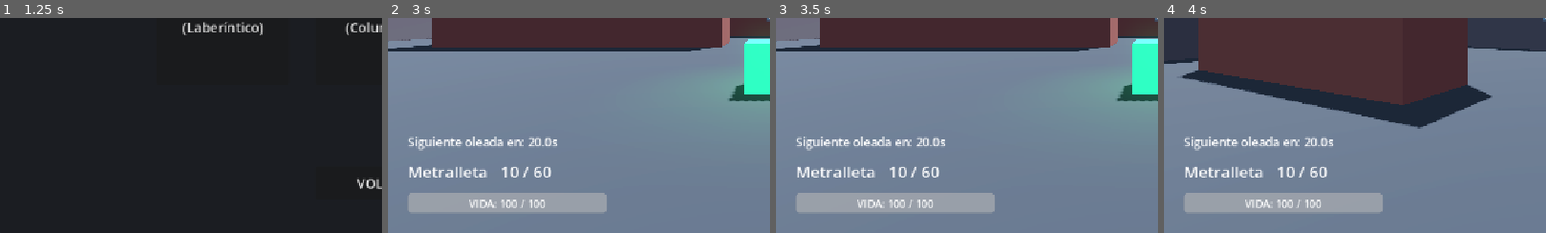
Above: before the commit, frames 1-4 (left to right).
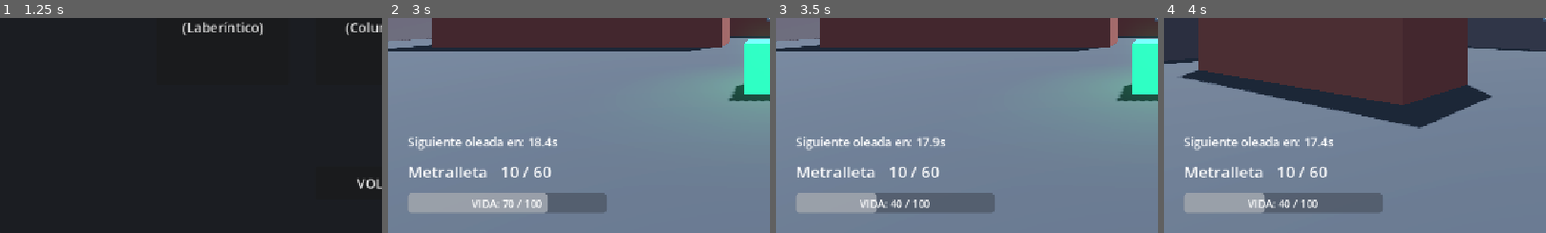
Above: after the commit, the same moments.

Repository: Jillkrav/Fps-Prueba
Game: Godot game, scene res://scenes/main_menu.tscn
Same seed, same stepped clock (60 frames per second), same inputs: the game is played once before the commit and once after it. The engine's default icon, where the game draws it, is replaced by a stand-in: a white triangle on a blue panel in a dark square.
Inputs (mouse positions are % of the whole screen's width and height, from its top left):
- Up to frame 1 (1.25 s): click "JUGAR" at 0.5 s
- Up to frame 2 (3 s): click "MAPA 1 (Laberíntico)" at 1.25 s; click "🔴 EQUIPO ROJO" at 2 s; click "Spas12" at 2.75 s
- Up to frame 3 (3.5 s): no input
- Up to frame 4 (4 s): tap Enter (ui_accept) at 3.5, 3.77 s; move the mouse to (55, 50) at 3.52 s; hold W from 3.53 s (still down); hold R from 3.53 s (still down); click (55, 50) at 3.67 s
The pictures show only the part of the screen within x 0-50%, y 50-100%; the shares and areas given below are measured in that part.

Frame 1 is identical in both runs. In frame 2, 2.1% of the frame differs, in the area x 21-58%, y 55-92%; in frame 3, 3.1%; in frame 4, 3.2%.
Error before the commit: Parse Error: Cannot find member "Equipo" in base "NpcBase". (res://scripts/spawner.gd:81)

Commit message:
fix: reemplazar NpcBase.Equipo por NpcBase.Relacion en spawner y dev_menu; guardar null-check en hud para toggle_menu

Diff:
--- a/scripts/dev_menu.gd
+++ b/scripts/dev_menu.gd
@@ -1,5 +1,5 @@
 ## Menu de desarrollo. Se activa con Q desde hud.gd.
-## Nodo DevMenu en hud.tscn es tipo Control → extends Control.
+## Nodo DevMenu en hud.tscn es tipo Control -> extends Control.
 extends Control
 
 # ─────────────────────────────────────────────────────
@@ -18,7 +18,7 @@
 #   └── PanelNPC/VBox/
 #         ├── GridAtributos/OptRelacion
 #         ├── GridAtributos/OptExperiencia
-#         ├── GridAtributos/OptArma   ← selector de TIPO (Con Arma / Melee)
+#         ├── GridAtributos/OptArma   <- selector de TIPO (Con Arma / Melee)
 #         ├── BtnSpawn
 #         └── BtnVolver
 # ─────────────────────────────────────────────────────
@@ -29,12 +29,12 @@
 @onready var btn_generar: Button           = $PanelPrincipal/VBox/BtnGenerar
 @onready var btn_spawn: Button             = $PanelNPC/VBox/BtnSpawn
 @onready var btn_volver: Button            = $PanelNPC/VBox/BtnVolver
-@onready var opt_equipo: OptionButton      = $PanelNPC/VBox/GridAtributos/OptRelacion
+@onready var opt_relacion: OptionButton    = $PanelNPC/VBox/GridAtributos/OptRelacion
 @onready var opt_experiencia: OptionButton = $PanelNPC/VBox/GridAtributos/OptExperiencia
 @onready var opt_tipo_npc: OptionButton    = $PanelNPC/VBox/GridAtributos/OptArma
 @onready var lbl_status: Label             = $PanelPrincipal/VBox/LblStatus
 
-# Selector de arma creado dinámicamente (no existe como nodo fijo en la escena)
+# Selector de arma creado dinamicamente (no existe como nodo fijo en la escena)
 var opt_arma_dinamico: OptionButton = null
 var _armas_lista: Array[String] = []
 var is_invisible: bool = false
@@ -46,27 +46,28 @@
 func _ready() -> void:
 	process_mode = Node.PROCESS_MODE_ALWAYS
 
-	# ── Tipo de NPC ───────────────────────────────────────────────────
+	# -- Tipo de NPC ----------------------------------------------------------
 	opt_tipo_npc.clear()
 	opt_tipo_npc.add_item("Con Arma")
 	opt_tipo_npc.add_item("Melee")
 	opt_tipo_npc.item_selected.connect(_on_tipo_npc_changed)
 
-	# ── Equipo ────────────────────────────────────────────────────────
-	opt_equipo.clear()
-	opt_equipo.add_item("Equipo 2 (Enemigo)", NpcBase.Equipo.DOS)
-	opt_equipo.add_item("Equipo 1 (Aliado)",  NpcBase.Equipo.UNO)
-
-	# ── Experiencia ───────────────────────────────────────────────────
+	# -- Relacion (antes Equipo) -----------------------------------------------
+	opt_relacion.clear()
+	opt_relacion.add_item("Enemigo",  NpcBase.Relacion.ENEMIGO)
+	opt_relacion.add_item("Aliado",   NpcBase.Relacion.AMIGABLE)
+	opt_relacion.add_item("Neutral",  NpcBase.Relacion.NEUTRAL)
+
+	# -- Experiencia ----------------------------------------------------------
 	opt_experiencia.clear()
 	opt_experiencia.add_item("Baja",  NpcBase.Experiencia.BAJA)
 	opt_experiencia.add_item("Media", NpcBase.Experiencia.MEDIA)
 	opt_experiencia.add_item("Alta",  NpcBase.Experiencia.ALTA)
 
-	# ── Crear selector de arma dinámico ───────────────────────────────
+	# -- Crear selector de arma dinamico --------------------------------------
 	_crear_selector_arma()
 
-	# ── Estado inicial ────────────────────────────────────────────────
+	# -- Estado inicial -------------------------------------------------------
 	visible = false
 	panel_principal.visible = true
 	panel_npc.visible = false
@@ -76,16 +77,14 @@
 	btn_spawn.pressed.connect(_on_spawn_pressed)
 	btn_volver.pressed.connect(_on_volver_pressed)
 
-# Crea un OptionButton dinámico para armas debajo del GridAtributos
+# Crea un OptionButton dinamico para armas debajo del GridAtributos
 func _crear_selector_arma() -> void:
 	if opt_arma_dinamico != null:
 		opt_arma_dinamico.queue_free()
 
 	opt_arma_dinamico = OptionButton.new()
-	# En Godot 4 los nodos creados por código usan add_theme_*_override()
 	opt_arma_dinamico.add_theme_font_size_override("font_size", 14)
 	$PanelNPC/VBox.add_child(opt_arma_dinamico)
-	# Mover antes del BtnSpawn
 	$PanelNPC/VBox.move_child(opt_arma_dinamico, btn_spawn.get_index())
 
 	_poblar_armas()
@@ -167,7 +166,7 @@
 		push_error("DevMenu: la escena no es un NpcBase: " + escena_path)
 		return
 
-	npc.equipo      = opt_equipo.get_selected_id() as NpcBase.Equipo
+	npc.relacion    = opt_relacion.get_selected_id() as NpcBase.Relacion
 	npc.experiencia = opt_experiencia.get_selected_id() as NpcBase.Experiencia
 
 	if not es_melee and opt_arma_dinamico != null:
@@ -177,7 +176,7 @@
 
 	var player: Node3D = get_tree().get_first_node_in_group("player") as Node3D
 	if not player:
-		push_error("DevMenu: no se encontró al jugador")
+		push_error("DevMenu: no se encontro al jugador")
 		npc.queue_free()
 		return
 
@@ -196,7 +195,7 @@
 			arma_txt = _armas_lista[idx]
 
 	lbl_status.text = "NPC: %s | %s | Arma: %s" % [
-		opt_equipo.get_item_text(opt_equipo.get_selected()),
+		opt_relacion.get_item_text(opt_relacion.get_selected()),
 		opt_experiencia.get_item_text(opt_experiencia.get_selected()),
 		arma_txt
 	]
--- a/scripts/hud.gd
+++ b/scripts/hud.gd
@@ -29,9 +29,9 @@
 	next_spawn_label.text = "Siguiente oleada en: " + str(snappedf(time_left, 0.1)) + "s"
 
 func _process(_delta: float) -> void:
-	# Detectar Q aqui: el HUDLayer tiene process_mode Always garantizado
 	if Input.is_action_just_pressed("dev_menu"):
-		dev_menu.toggle_menu()
+		if dev_menu and dev_menu.has_method("toggle_menu"):
+			dev_menu.toggle_menu()
 		return
 
 	if Input.is_action_just_pressed("ui_cancel"):
--- a/scripts/spawner.gd
+++ b/scripts/spawner.gd
@@ -5,8 +5,8 @@
 @export var spawn_count_per_cycle: int = 3
 @export var spawn_points_paths: Array[NodePath] = []
 
-## Porcentaje de NPC aliados (Equipo UNO) por wave (0.0 = todos enemigos, 1.0 = todos aliados)
-@export_range(0.0, 1.0) var equipo1_ratio: float = 0.0
+## Porcentaje de NPC aliados (Relacion.AMIGABLE) por wave (0.0 = todos enemigos, 1.0 = todos aliados)
+@export_range(0.0, 1.0) var aliado_ratio: float = 0.0
 
 var npc_melee_scene: PackedScene      = preload("res://scenes/npcs/npc_melee.tscn")
 var npc_pistolero_scene: PackedScene  = preload("res://scenes/npcs/npc_pistolero.tscn")
@@ -76,11 +76,11 @@
 		if not npc:
 			continue
 
-		# Asignar equipo ANTES de add_child para que _ready() lo reciba correctamente
-		if randf() < equipo1_ratio:
-			npc.equipo = NpcBase.Equipo.UNO
+		# Asignar relacion ANTES de add_child para que _ready() la reciba correctamente
+		if randf() < aliado_ratio:
+			npc.relacion = NpcBase.Relacion.AMIGABLE
 		else:
-			npc.equipo = NpcBase.Equipo.DOS
+			npc.relacion = NpcBase.Relacion.ENEMIGO
 
 		var spawn_pos: Vector3 = point.global_transform.origin + Vector3(
 			randf_range(-1.0, 1.0), 0.0, randf_range(-1.0, 1.0)
